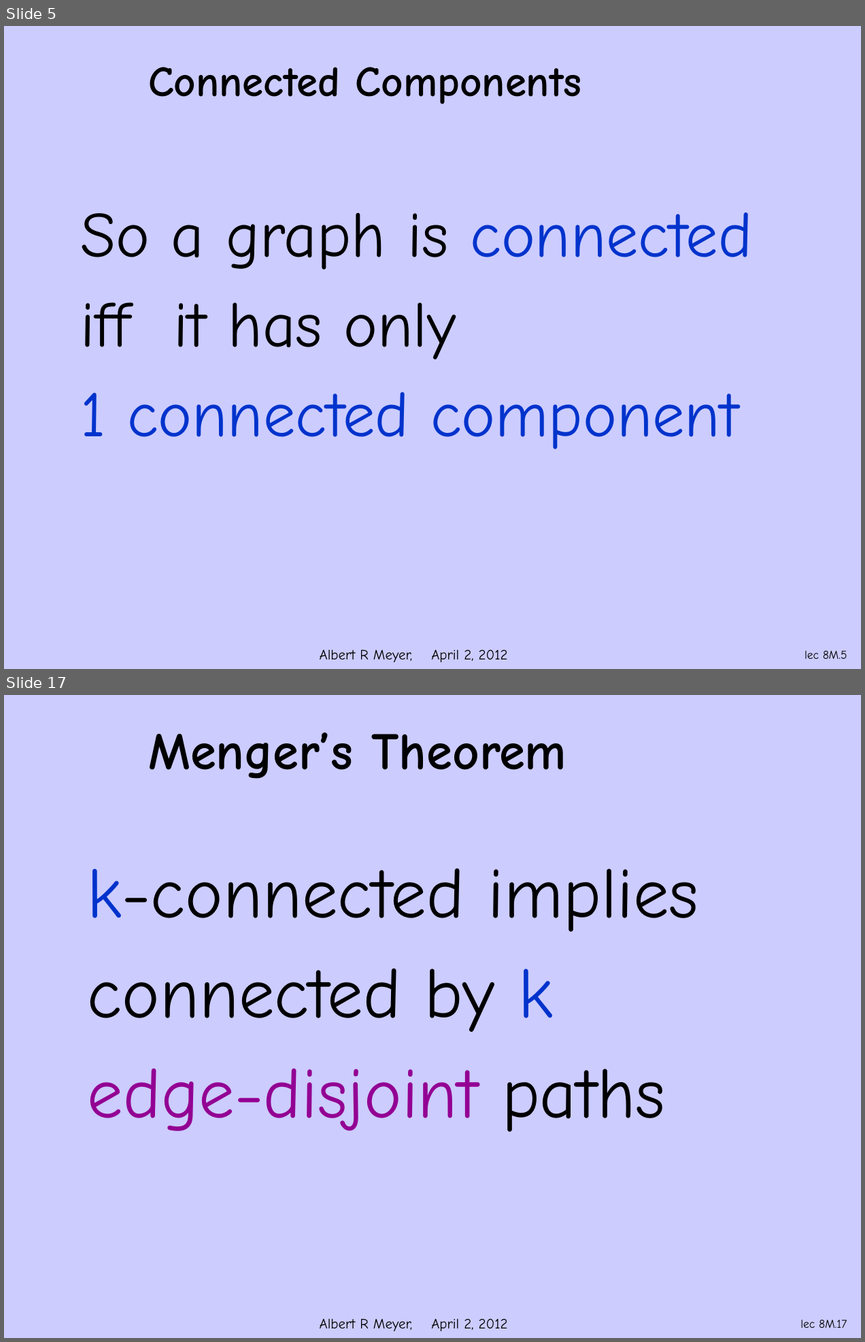
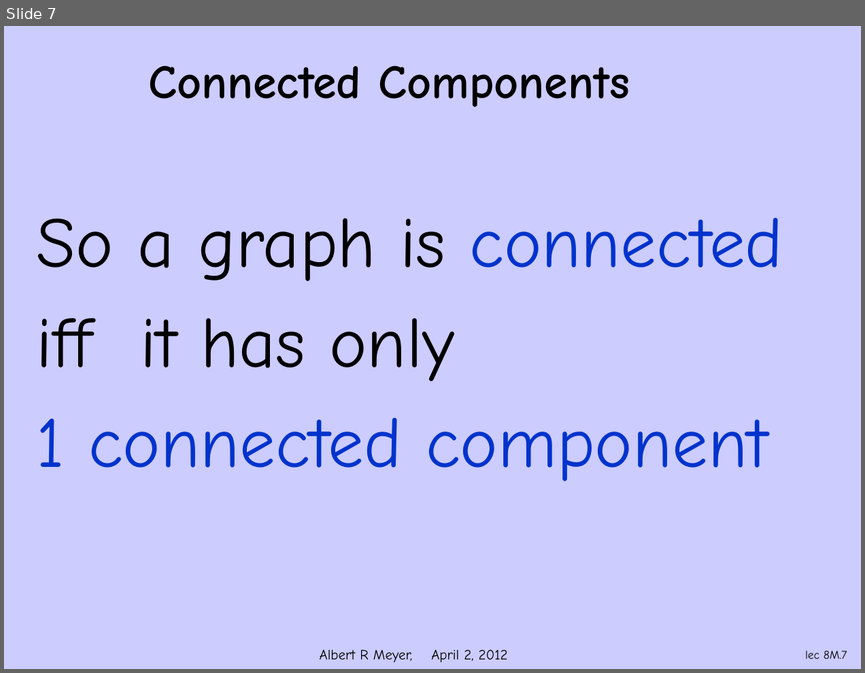
Before and after one commit to armeyer/mcs_web, a slide deck: spring12/slidesS12/simple-connect.pptx. Shown one above the other, each under a label of ours: slides 5 and 17 before the commit, slide 7 after it; the slides between them are not shown. The pictures are 865x1342 and 865x673 pixels, drawn with LibreOffice and Linux fonts; fonts in the diff are those of the drawing; background and template pictures are left out. Boxes give left, top, right and bottom in pixels: in the first picture for what was removed or moved away, otherwise in the second. Text is boxed around its words. In the diff, an @@ line names an element or a change of style, - is before the commit and + after.

Commit message:
add simple-k-connect.pptx, edit simple-connect.pptx

```diff
--- a/spring12/slidesS12/simple-connect.pptx
+++ b/spring12/slidesS12/simple-connect.pptx
@@ slide 17 removed at [4, 695, 861, 1338], background #CCCCFF; not listed: 1 template element that a slide beside it also shows @@
@@ title removed at [148, 732, 566, 779] @@
-Menger’s Theorem
@@ text removed at [88, 868, 699, 1132] @@
-k-connected implies
-connected by k
-edge-disjoint paths
@@ page number removed at [800, 1319, 847, 1327] @@
-lec 8M.17
@@ what was slide 5 is now slide 7 @@
@@ slide 7 changed as well @@
@@ title "Connected Components" at [148, 65, 629, 107]: size 36 to 40 pt @@
@@ text "So a graph is connected": place and size @@
-text "So a graph is connected" at [80, 212, 752, 449]
+text "So a graph is connected" at [37, 218, 783, 481]
@@ text "So a graph is connected" at [37, 218, 783, 481]: size 54 to 60 pt; more space between paragraphs @@
@@ page number at [805, 650, 847, 658]: text changed @@
-lec 8M.5
+lec 8M.7
```
Also in this commit, not shown: 3 other slides changed, 2 slides added, 12 other slides removed, 1 other file.
